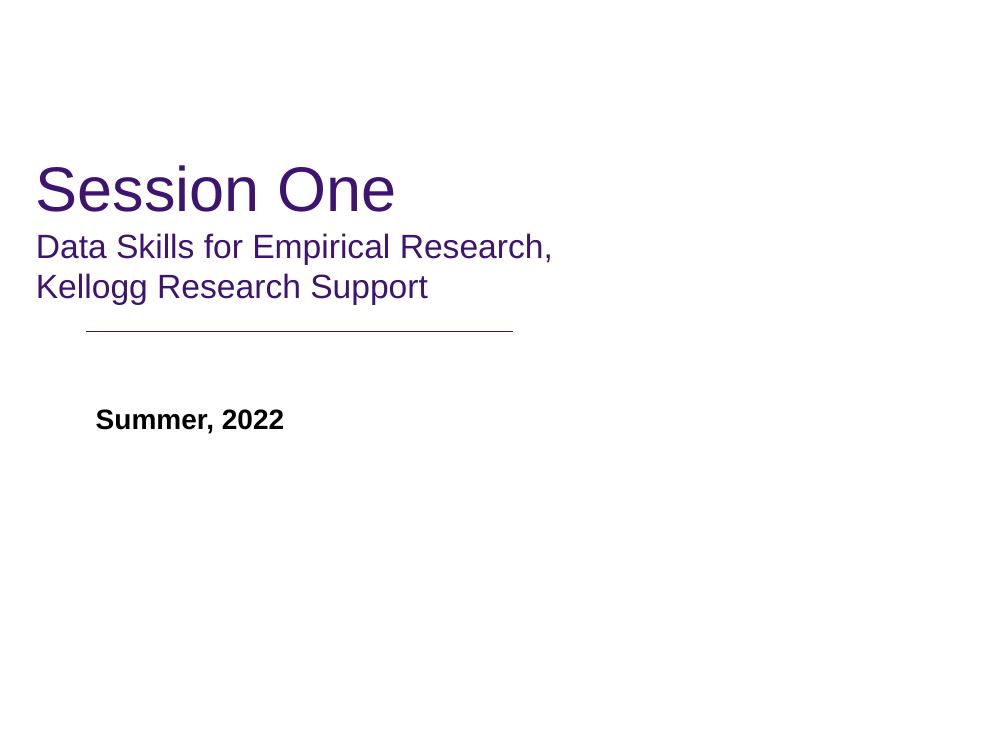
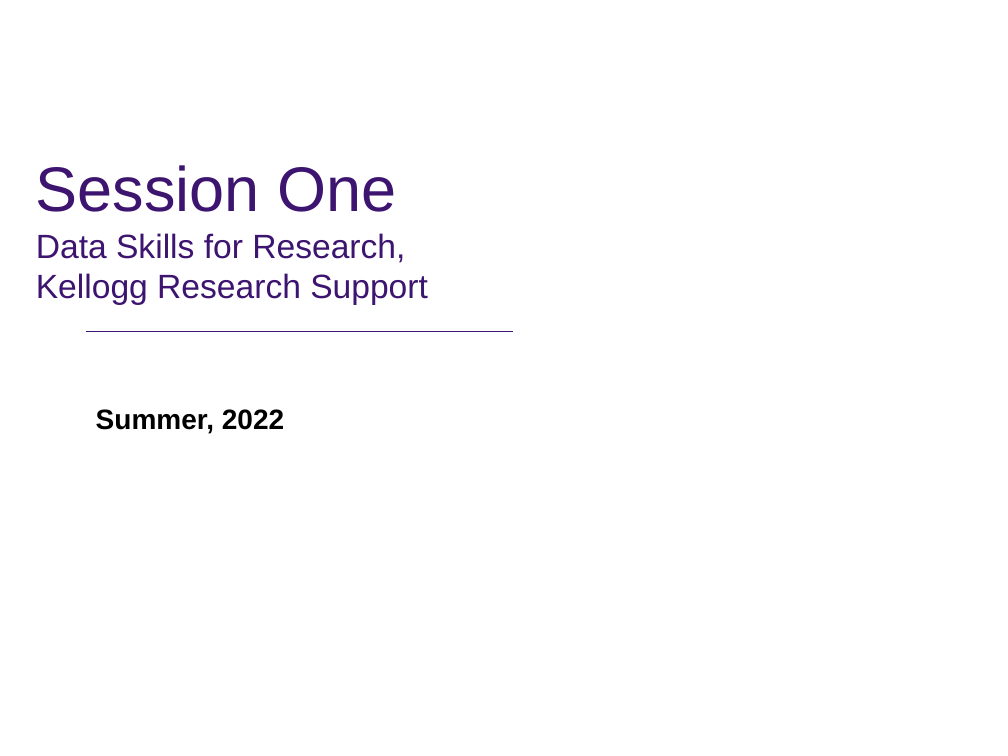
Before and after one commit to rs-kellogg/workshop_2022, a slide deck: slide 1 of Session1_Intro/2022 - Session 1 - Overview and Reproducibility Principles.pptx. Drawn at 1008x756 pixels with LibreOffice and Linux fonts; fonts in the diff are those of the drawing; background and template pictures are left out. Boxes give left, top, right and bottom in pixels: in the first picture for what was removed or moved away, otherwise in the second. Text is boxed around its words. In the diff, an @@ line names an element or a change of style, - is before the commit and + after.

```diff
--- a/Session1_Intro/2022 - Session 1 - Overview and Reproducibility Principles.pptx
+++ b/Session1_Intro/2022 - Session 1 - Overview and Reproducibility Principles.pptx
@@ title at (x1=36, y1=165, x2=428, y2=305): text changed @@
-Session One
-Data Skills for Empirical Research,
-Kellogg Research Support
+Session One
+Data Skills for Research,
+Kellogg Research Support
```
Also in this commit, not shown: 1 slide removed.
